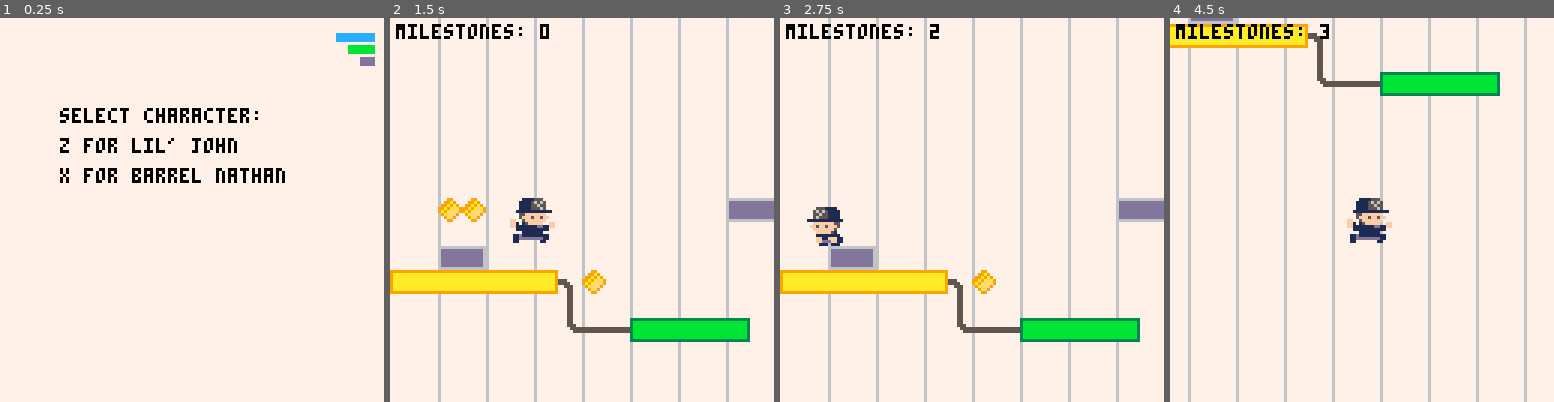
Above: before the commit, frames 1-4 (left to right).
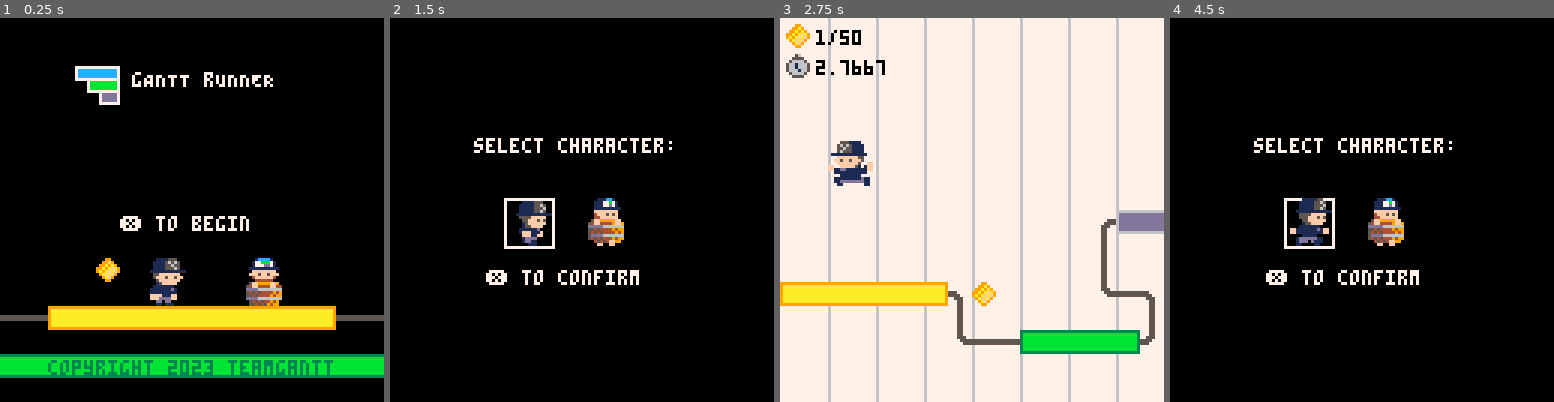
Above: after the commit, the same moments.

Repository: teamgantt/gantt-runner
Game: PICO-8 cartridge gantt-runner.p8
Two runs of this game, one before a commit and one after it. Both use one fixed random seed, a clock stepped at 60 frames per second and the inputs below.
Inputs:
- Up to frame 1 (0.25 s): no input
- Up to frame 2 (1.5 s): tap O (Z key) at 0.33, 0.7, 1.43 s; tap X (X key) at 1.07 s
- Up to frame 3 (2.75 s): hold Left 1.97-2.37 s; tap X (X key) at 2.07, 2.4, 2.73 s; tap O (Z key) at 2.22 s; hold Down from 2.42 s (still down)
- Up to frame 4 (4.5 s): release Down at 2.82 s; hold Right 2.87-3.53 s; tap X (X key) every 0.33 s from 3.07 to 4.4 s; tap O (Z key) at 3.1, 3.98 s; hold Right from 4.13 s (still down)

The runs differ from the first frame. In frame 1, 96% of the frame differs, in the area x 0-100%, y 0-100%; in frame 2, 98%; in frame 3, 12%; in frame 4, 98%.

Commit message:
adds scene handling
- adds timer
- summary screen
- victory / loss sounds
- menu screen
- player selection improvements
- improves milestone count ui

Diff:
--- a/gantt-runner.p8
+++ b/gantt-runner.p8
@@ -14,38 +14,55 @@
 #include src/game.lua
 #include src/ui.lua
 #include src/map.lua
+#include src/menu.lua
+#include src/select.lua
+#include src/summary.lua
 
 function _init()
 	debug=false
 	i_camera_follow()
+	i_milestones()
 	i_game()
 	i_player()
-	i_milestone_anims()
+	i_select()
 	i_particles()
 end
 
 function _update()
-	if (g.scene == 'select') then
-		u_ui_start()
+	if (g.scene == 'menu') then
+		u_menu()
+	elseif (g.scene == 'select') then
+		u_select()
+	elseif (g.scene == 'summary') then
+		u_summary()
 	else
 		u_player()
+		u_camera_follow()
 		u_game()
-		u_milestone_anims()
+		u_milestones()
 		u_fx()
 	end
 end
 
 function _draw()
 	cls(7)
-	d_fx()
-
-	if g.scene =='select' then
-		d_ui_start();
+	fillp()
+
+	if g.scene == 'menu' then
+		cls(0)
+		d_menu()
+  elseif g.scene =='select' then
+		cls(0)
+		d_select();
+	elseif g.scene == 'summary' then
+		cls(1)
+		d_summary()
 	else
+		cls(7)
 		d_game()
 		d_map()
-		d_milestone_anims()
-		d_camera_follow()
+		d_fx()
+		d_milestones()
 		d_player()
 		d_debug_hitboxes()
 		d_ui();
@@ -268,27 +285,100 @@
 
 
 
+…(62 lines of a section not shown)…
 __gff__
 0001010101010200000000000101010000010000000000000000000005050500000000000000000000000000000000000000000000000000000000000000000000000000000000000000000000000000000000000000000000000000000000000000000000000000000000000000000000000000000000000000000000000000
 0000000000000000000000000000000000000000000000000000000000000000000000000000000000000000000000000000000000000000000000000000000000000000000000000000000000000000000000000000000000000000000000000000000000000000000000000000000000000000000000000000000000000000
 __map__
 0000000000000000000000000000000000000000000000000000000000000000000000000000000000000000000000000000000000000000000000000000000000000000000000000000000000000000000000000000000000000000000000000000000000000000000000000000000000000000000000000000000000000000
-0000000000000000000000000000000000000000000000000000000000000000000000000000000000000000000000000000000000000000000000000000000000000000000000000000000000000000000000000000000600060000000000000000060006000000000000000000000000000000000000000000000000000000
-0000000000000000000000000000000000000000000000060600000000000606000000000000000000000000000000000000000000000000000000000000000000000000000006060000000000000000000000000000000000000000000000000000000000000000000000000000000000000000000000000000000000000000
-0000000000000000000000000000000000000000000000000000000000000000000000000000000000000000000000000000000000000000000000000000000000000000000000000000000000000000000000000000000000000000000000000000000000000000000000000000000000000000000000000000000000000000
-000000000000000000000000000000000000000000000000000000000000000000000000000000000000000000000000000000000000000000000000000000000000000000000000000000000000000000000000000c0d0d0d0d0d0e000000000c0d0d0d0d0d0d0e080000000000000000000000000000000000000000000000
-0000000000000000000000000000000006000000000304040404040404040404040405000000000000000000000000000000000000000000000000000606000000000000000000000000000000000000000000060000000000000000000006000000000000000000190000000000000006000000000600000000000000000000
-0000000000000000000000000000000000000000000000000000000000000000000000000000000000000000000000000000000000000000000000000000000000000000030404040405080000000000000000000000000000000000000000000000000000000000190000000000000000000000000000000000000000000000
-0000000000000000000000000000000000000000000000000000000000000000000600000000000000000006000000000000000006000000000000000000000000000000000000000000190000000000000000000000000000000000000305000000000000000000190000000000000000000000000000000000000000000000
-000006060000000000000000000011010101010101020000000000000000000000000000000000000c0d0d0d0d0d0e09090903040405080000000000000000000000000000000000000619000006060000001102000000000000000000000000000000000000000017090909030404040404040404040404050909091c1d1d1e
-0000000000000000000000000000000000000000000000000000000000000000000000000000000000000000000000000000000000001900000011010101010209090909090909090909190000000000000000000000000000000000000000000000060000000000000000000000000000000000000000000000000000000000
-0000110200000000000000000000000000000000000000000000000006060000030405000000000000000000000000000000000000001900000000000000000000000000000000000000190000000000000000000000000000000000000000000000000000000600000000000000000000000000000000000000000000000000
-0304040404040508060000000000000000000000000000000000000000000000000000000000000000000000000000000000000000001900060000000600000000000000000000000000170903040405000000000000000000000000000000001101010102000000000000000000000000000000000000000000000000000000
-0000000000000019000000000000000000000000000000000000000000000000000000000000000000000000000000060600000000001900000000000000000000000000000000000000000000000000000000000000000000000000000000000000110101010101020000000000000000000000000000000000000000000000
-000000000000001709090c0d0d0d0e0000000000000000000000000c0d0d0d0d0e00000000000000000000000000001102090909090917090c0d0d0d0e00000000000000000000000000000000000000000000000000000000000000000000000000000000000000000000000000000000000000000000000000000000000000
-…(6 lines of a section not shown)…
+0000000000000000000000000000000000000000000000000000000000000000000000000006000000000000000000000000000000000000000000000000000000000000000000000000000000000000000000000000000600060000000000000000060006000000000000000000000000000000000000000000000000000000
+0000000000000000000000000000000000000000000000000000000000000000000000000600000600000000000000000000000000000000000000000000000000000000000000000000000000000000000000000000000000000000000000000000000000000000000000000000000000000000000000000000000000000000
+0000000000000000000000000000000000000000000000000000000000000000000000060000000006000000000000060606000000000000000000000000000000000000000600000600000000000000000000000000000000000000000000000000000000000000000000000000000000000000000000000000000000000000
+000000000000000000000000000000000000000000000000000600060006000600000000000000000006000000000600000006000000000000000000000000000000000000000000000000000000000000000000000c0d0d0d0d0d0e080000000c0d0d0d0d0d0d0e080000000000000000000000000000000000000000000000
+0000000000000000000000000000000006000000000304040404040404040404040405000000000000000000000000000000000000000000000000000606000000000000000000000000000000000000000000060000000000000000190006000000000000000000190000000000000006000000000600000000000000000000
+0000000000000000000000000000000000000000000000000000000000000000000000000000000000000000000000000000000000000000000000060000060000000000030404040405080000000000000000000000000000000000190000060000000000000000190000000000000000000000000000000000000600000000
+0000000000000000000000000000000000000000000000000000000000000000000600000000000000000000000000000000000000000000000000000000000000000000000000000000190000000000000000000000000000000000170305000600000000000000190000000000060000000000000000060000000000000000
+000000000000000000000000000711010101010101020909080000000000000600000000000709090c0d0d0d0d0d0e090909030404050800000000000000000000000000000000000006190000060006070911020909080000000000000000000006000000000000170909090304040404040404040404040509091c1d1d1e09
+00000000060000000000000000190000000000000000000019000000000000000000000000190000000000000000000000000000000019000000110101010102090909090909090909092c0000000000190000000000190000000000000000000000060000000000000000000000000000000000000000000000000000000000
+0000000000000000000000000019000000000000000000001900000000060000030404050918000000000000000000060000000000001900000000000000000000000000000000000000190000000000190000000000190000000000000000000000000000000600000000000000000000000000000000000000000000000000
+0304040404040508060000000017090800000000000000001900000000000000000000000000000000000000000000060000000000001900060000000000000000000000000000000000170903040405180000000000170909090909090909091101010102080000000000000000000000000000000000000000000000000000
+0000000000000019000000000000001900000000000000001900000000000000000000000000000000000000000000060000000000072c00000000000000000000000000000000000000000000000000000000000000000000000000000000000000000000171101020000000000000000000000000000000000000000000000
+000000000000001709090c0d0d0d0e1800000000000000001709090c0d0d0d0d0e00000000000000000000000000071101020909091817090c0d0d0d0e08000000000000000000000c0e000000000000000000000000000000000000000000000000000000000000000000000000000000000000000000000000000000000000
+0000000000000000000000000000000000000000000000000000000000000000000000000000000000000000000019000000000000000000000000000017090909030508000000000000000000000000000000000000000000000000000000000000000000000000000000000000000000000000000000000000000000000000
+0000000000000000000000000000000000000000000000000000000000000000000000000000000000000000000017090800000000000000000000000000000000000019000000000000000000000000000000000000000000000000000000000000000000000000000000000000000000000000000000000000000000000000
+000000000000000000000000000000000000000000000000000000000000000000000000000000000000000000070c0e1800000000000000000000000000000000000019000000000000000000000000000000000000000000000000000000000000000000000000000000000000000000000000000000000000000000000000
+0000000000000000000000000000000000000000000000000000000000000000000000000000000000000000001900000000000000000000000000000000000000000000000000000000000000000000000000000000000000000000000000000000000000000000000000000000000000000000000000000000000000000000
+0000000000000000000000000000000000000000000000000000000000000000000000000000000000000000001900000000000000000000000000000000000000000000000000000000000000000000000000000000000000000000000000000000000000000000000000000000000000000000000000000000000000000000
+0000000000000000000000000000000000000000000000000000000000000000000000000000000000000000001900000000000000000000000000000000000000000000000000000000000000000000000000000000000000000000000000000000000000000000000000000000000000000000000000000000000000000000
+0000000000000000000000000000000000000000000000000000000000000000000000000000000000000000001900000000000000000000000000000000000000000000000000000000000000000000000000000000000000000000000000000000000000000000000000000000000000000000000000000000000000000000
+…(10 lines of a section not shown)…
--- a/src/camera.lua
+++ b/src/camera.lua
@@ -2,12 +2,12 @@
 	cam={x=0,y=0}
 end
 
-function d_camera_follow()
+function u_camera_follow()
 	cam.x=player.x-60
- 	cam.y=player.y-60
+ 	cam.y=0
 
 	cam.x=mid(0, cam.x, 896)
-	cam.y=mid(0, cam.y, 128)
+	cam.y=mid(0, cam.y, 64)
 
 	camera(cam.x, cam.y)
 end
--- a/src/collectibles.lua
+++ b/src/collectibles.lua
@@ -1,28 +1,13 @@
-function i_milestone_anims()
+function i_milestones()
 	mile_frames={18,18,18,18,18,18,18,18,18,18,18,18, 19, 20, 21, 22, 22}
 	mile_timing=.3
 	mile_delay=20
 	mile_tick=0
 	prev_milestone_x=128
 	milestones={}
-
-	for x=1,128 do
-		for y=1,16 do
-			if (fget(mget(x,y), 1)) then
-				add(milestones, {
-					x=x*8,
-					y=y*8,
-					f=1,
-					animate=tick_frames
-				})
-
-				mset(x,y,0)
-			end
-		end
-	end
 end
 
-function u_milestone_anims()
+function u_milestones()
 	--animate milestone
 	for k,mile in ipairs(milestones) do
 		mile:animate()
@@ -34,7 +19,7 @@
 end
 
 
-function d_milestone_anims()
+function d_milestones()
 	for k,mile in ipairs(milestones) do
 		if debug then print(flr(mile.f), mile.x, mile.y+8) end
 		spr(mile_frames[flr(mile.f)], mile.x, mile.y)
@@ -47,3 +32,21 @@
 		self.f = 1
 	end
 end
+
+function setup_milestones()
+	for x=1,128 do
+		for y=1,16 do
+			if (fget(mget(x,y), 1)) then
+				add(milestones, {
+					x=x*8,
+					y=y*8,
+					f=1,
+					animate=tick_frames
+				})
+
+				g.total_milestones += 1
+				mset(x,y,0)
+			end
+		end
+	end
+end
--- a/src/collision.lua
+++ b/src/collision.lua
@@ -38,13 +38,6 @@
 
 end
 
-function plat_collide(p)
-	if (p.dy < 0) then --moving upwards
-		return false
-	end
-end
-
-
 function milestone_collide()
 	-- check for collision with milestone
 	for k,mile in ipairs(milestones) do
--- a/src/game.lua
+++ b/src/game.lua
@@ -1,25 +1,43 @@
 function i_game()
 	--game object--
 	 g={
-		scene="select",
+		total_milestones=0,
+		status="", --running, win, lose
+		scene="menu", --menu, select, game, summary
+		start_t=t(),
+		cur_t=0,
+		end_t=0,
 		max_bars=4,
 		max_day_lines=16,
 		bars={},    --all bars
 		day_lines={},
 		line_color=6,
-		character='john'
+		character='nathan',
+
+		-- methods
+		start_level=function()
+			if (g.status!="running") then
+				setup_milestones()
+			end
+			player.milestones=0
+			g.scene="game"
+			g.status="running"
+			player.x=40
+			player.y=60
+		end,
+
+		end_level=function(type)
+			if (type == "win") then
+				g.status="win"
+				sfx(8)
+			else
+				g.status="lose"
+				sfx(6)
+			end
+			g.end_t = g.cur_t
+			g.scene="summary"
+		end,
 	 }
-
-	 -- stationary starting block, temp
-	 add(g.bars, {
-		 x0=0,
-		 y0=100,
-		 x1=128,
-		 y1=110,
-		 color=10,
-		 stroke=9,
-		 speed=0
-	 })
 
 	 -- day lines
 	 for i=1,g.max_day_lines do
@@ -71,17 +89,6 @@
 
 
 	local x1=x0+rnd_between(min_width,max_width)
-
-
-	add(g.bars, {
-		x0=x0,
-		y0=bar_y0,
-		x1=x1,
-		y1=bar_y1,
-		color=rnd(colors),
-		stroke=9,
-		speed=1
-	})
 end
 
 function gen_day_line()
@@ -94,6 +101,7 @@
 
 
 function u_game()
+	g.cur_t=t()-g.start_t
 	-- move day lines
 	for k,day_line in ipairs(g.day_lines) do
 		-- day_line.x-=
--- /dev/null
+++ b/src/menu.lua
@@ -0,0 +1,17 @@
+function d_menu()
+  map(112,48,0,0,128,128)
+
+	spr(42, cam.x+24, cam.y+14, 2, 2) --tg logo
+	print('gANTT rUNNER', cam.x+44, cam.y+18, 7)
+
+
+  print('❎ to begin', cam.x+40, 66, 7)
+	print('copyright 2023 teamgantt', cam.x+16, 114, 3)
+end
+
+function u_menu()
+	if (btnp(❎)) then
+		g.scene = 'select'
+    sfx(2)
+	end
+end
--- a/src/player.lua
+++ b/src/player.lua
@@ -24,7 +24,7 @@
 		h=16,
 		w=12,
 		x=40,
-		y=30,
+		y=60,
 		coyote_time=0,
 		feet_x=8,
 		feet_y=0,
@@ -35,18 +35,28 @@
 		move='idle', -- idle, run, sprint, duck
 
 		-- functions
-		jump=function()
-			if player.move== 'duck' then
-				player.dy=-player.boost*1.25
-				sfx(player.sfx_jump2)
+		handle_coyote_time=function(self)
+			if (self.on_platform == true) then
+				self.coyote_time=8 --reset
+			end
+
+			if (self.falling == true and self.coyote_time > 0) then
+				self.coyote_time=self.coyote_time-1
+			end
+		end,
+
+		jump=function(self)
+			if self.move == 'duck' and self.on_platform == true then
+				self.dy=-self.boost*1.25
+				sfx(self.sfx_jump2)
 			else
-				player.dy=-player.boost
-				sfx(player.sfx_jump)
-				player.on_platform=false
-			end
-
-			player.coyote_time=0
-			dust(player.feet_x-4,player.feet_y,2,5,{5,6,7},4)
+				self.dy=-self.boost
+				sfx(self.sfx_jump)
+			end
+
+			self.on_platform=false
+			self.coyote_time=0
+			dust(self.feet_x-4,self.feet_y,2,5,{5,6,7},4)
 		end,
 
 		-- sfx
@@ -121,12 +131,12 @@
 
 	--jumping
 	if btnp(❎) and (player.on_platform == true or player.coyote_time > 0) then --jump
-		player.jump()
+		player:jump()
 	end
 
 	--player hit jump button before landing in grace zone
 	if player.on_platform and player.will_jump then
-		player.jump()
+		player:jump()
 		player.will_jump=false
 	end
 
@@ -146,16 +156,6 @@
 	--apply dx and dy to player position
 	player.x+=player.dx
 	player.y+=player.dy
-
-	--coyote time
-	if (player.on_platform) then
-		player.coyote_time=8 --reset
-	elseif (player.dy > 0 and player.coyote_time > 0) then
-		player.coyote_time-=1
-	elseif (player.dy < 0) then
-		player.coyote_time=0 --remove during jump
-	end
-
 
  --animate player run
   if run_anim.f >= count(player[g.character].run_frames) then
@@ -184,28 +184,42 @@
 	if btn(❎) then
 		player.dy+=gravity
 	else
+		sfx(player.sfx_jump, -2)
 		player.dy+=fall_gravity
 	end
+
+
+	--coyote time
+	player:handle_coyote_time()
 
 	--check for collision with platform
 	if (player.dy > 0 and collide_map(player,"down",0)) then
+		if (not player.on_platform) then
+			dust(player.feet_x,player.feet_y+6,2,5,{5,6,7},4)
+		end
 		player.on_platform=true
 		player.falling=false
 		player.dy=0
-		player.coyote_time=8
-		player.y-=((player.y+player.h+1)%8)-1
-	end
-
+		player.y-=((player.y+player.h+1)%8)-1 --reposition player to be on platform
+	elseif (player.dy > 0 and not collide_map(player,"down",0)) then
+		player.on_platform=false
+		player.falling=true
+	end
 
 	--update feet pos
 	player.feet_y=player.y+player.h
 	player.feet_x=player.x+player.w/2
 
 	-- player falls, reset
-	if (player.y > 256) then
-		extcmd("reset")
-	end
-
+	if (player.y > 128) then
+		g.end_level('death')
+	end
+
+	--check for finish
+	if (collide_map(player, "down", 2)) then
+		--TODO: add finish particles and timer to next scene
+		g.end_level('win')
+	end
 end
 
 function d_player()
@@ -221,7 +235,7 @@
 
 	end
 
-	--offset for player sprite
+	--offset for player sprite/hitbox
 	local x_offset= 0
 	if (player.dx < 0) then
 		x_offset=player.x-2
--- /dev/null
+++ b/src/select.lua
@@ -0,0 +1,63 @@
+function i_select()
+  g.character = 'john'
+  select_box1 = {
+    x = 38,
+    y = 60,
+    w = 16,
+    h = 16
+  }
+  select_box2 = {
+    x = 64,
+    y = 60,
+    w = 16,
+    h = 16
+  }
+end
+
+
+function u_select()
+  if (btnp(➡️)) then
+    g.character = 'nathan'
+    sfx(5)
+  end
+
+	if (btnp(⬅️)) then
+    g.character = 'john'
+    sfx(5)
+  end
+
+  if (btnp(❎)) then
+    g.start_level()
+    sfx(4)
+  end
+
+  if run_anim.f >= count(player.nathan.run_frames) then
+		run_anim.f = 1
+  else
+    run_anim.f+=run_anim.timing
+	end
+end
+
+function d_select()
+	print('select character:', cam.x+28, 40, 7)
+	print('❎ to confirm', cam.x+32, 84, 7)
+
+  if g.character == 'john' then
+    rect(select_box1.x, select_box1.y, select_box1.x+select_box1.w, select_box1.y+select_box1.h, 7)
+  else
+    rect(select_box2.x, select_box2.y, select_box2.x+select_box2.w, select_box2.y+select_box2.h, 7)
+  end
+
+  if (g.character == 'john') then
+    spr(player.john.run_frames[flr(run_anim.f)], 40, 60, 2, 2, player.flip_x)
+  else
+    spr(player.john.run_frames[1], 40, 60, 2, 2, player.flip_x)
+  end
+
+  if (g.character == 'nathan') then
+    spr(player.nathan.run_frames[flr(run_anim.f)], 64, 60, 2, 2, player.flip_x)
+  else
+    spr(player.nathan.run_frames[1], 64, 60, 2, 2, player.flip_x)
+  end
+
+end
--- /dev/null
+++ b/src/summary.lua
@@ -0,0 +1,26 @@
+function d_summary()
+	spr(42, cam.x+24, cam.y+14, 2, 2) --tg logo
+	print('gANTT rUNNER', cam.x+44, cam.y+18, 7)
+	print('RUN SUMMARY', cam.x+44, cam.y+24, 7)
+
+  spr(46, cam.x+44, cam.y+34) --time
+	print(g.end_t, cam.x+56, cam.y+36, 7)
+
+	spr(18, cam.x+44, cam.y+44) --milestones
+  print(player.milestones..'/'..g.total_milestones, cam.x+56, cam.y+46, 7)
+
+  if (g.status=='win') then
+    print('nice job!', cam.x+44, cam.y+56, 7)
+  elseif (g.status=='lose') then
+    print('you fell', cam.x+44, cam.y+56, 7)
+  end
+
+
+	print('❎ to run again', cam.x+32, cam.y+84, 7)
+end
+
+function u_summary()
+  if btnp(❎) then
+    extcmd('reset')
+  end
+end
--- a/src/ui.lua
+++ b/src/ui.lua
@@ -1,22 +1,6 @@
 function d_ui()
-	print("milestones: "..player.milestones, cam.x+2, cam.y+2, 0)
+	spr(18, cam.x+2, cam.y+2)
+	print(player.milestones .."/"..g.total_milestones, cam.x+12, cam.y+4, 0)
+	spr(46, cam.x+2, cam.y+12)
+	print(g.cur_t, cam.x+12, cam.y+14, 0)
 end
-
-function d_ui_start()
-	spr(42, cam.x+110, cam.y+2, 2, 2) --tg logo
-
-	print('select character:', cam.x+20, 30, 0)
-	print("z for lil' john", cam.x+20, 40, 0)
-	print('x for barrel nathan', cam.x+20, 50, 0)
-end
-
-function u_ui_start()
-	if (btn(🅾️)) then
-		g.scene = 'game'
-		g.character = 'john'
-	end
-	if (btn(❎)) then
-		g.scene = 'game'
-		g.character = 'nathan'
-	end
-end
Not shown, changed: 140 lines of the sprite sheet (__gfx__) section of gantt-runner.p8
Not shown, changed: the thumbnail (__label__) section of gantt-runner.p8
Not shown, changed: the sound effects (__sfx__) section of gantt-runner.p8
Not shown, changed: README.md
Not shown, added: gantt-runner.gif
Not shown, changed: gantt-runner.p8.png
Not shown, changed: gantt_runner_html/gantt_runner.js
Not shown, changed: gantt_runner_html/index.html
